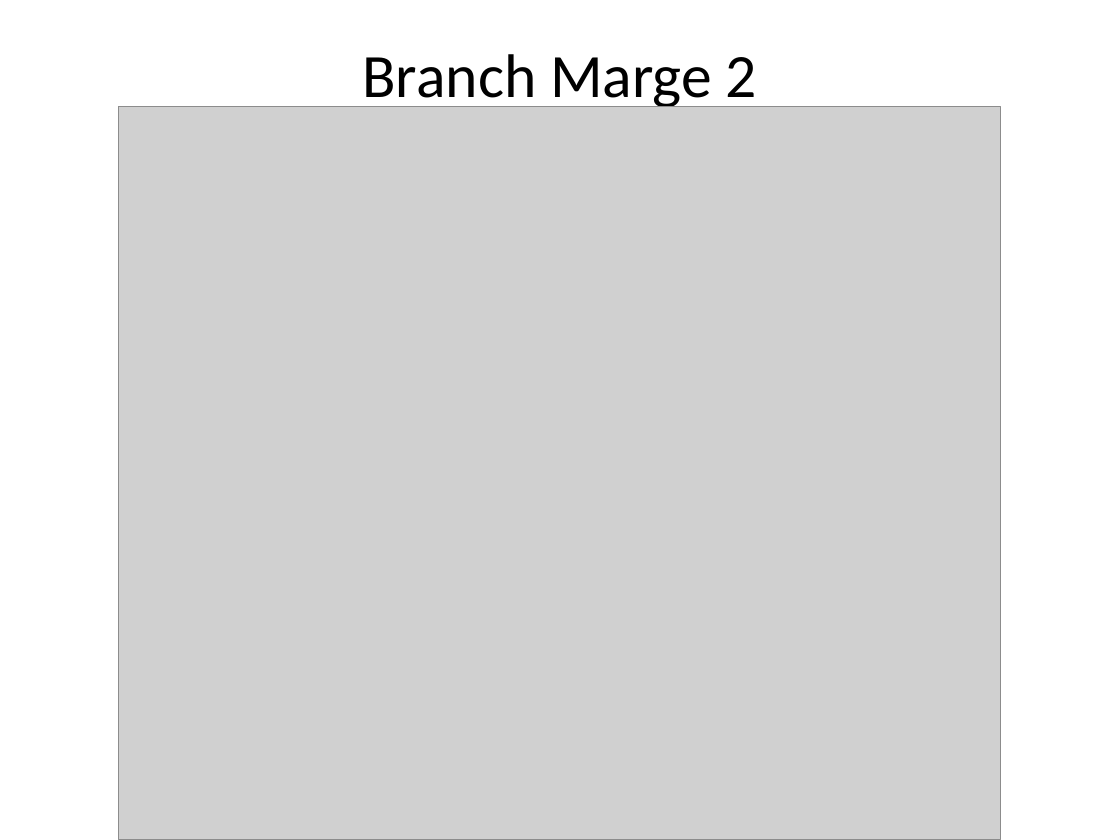
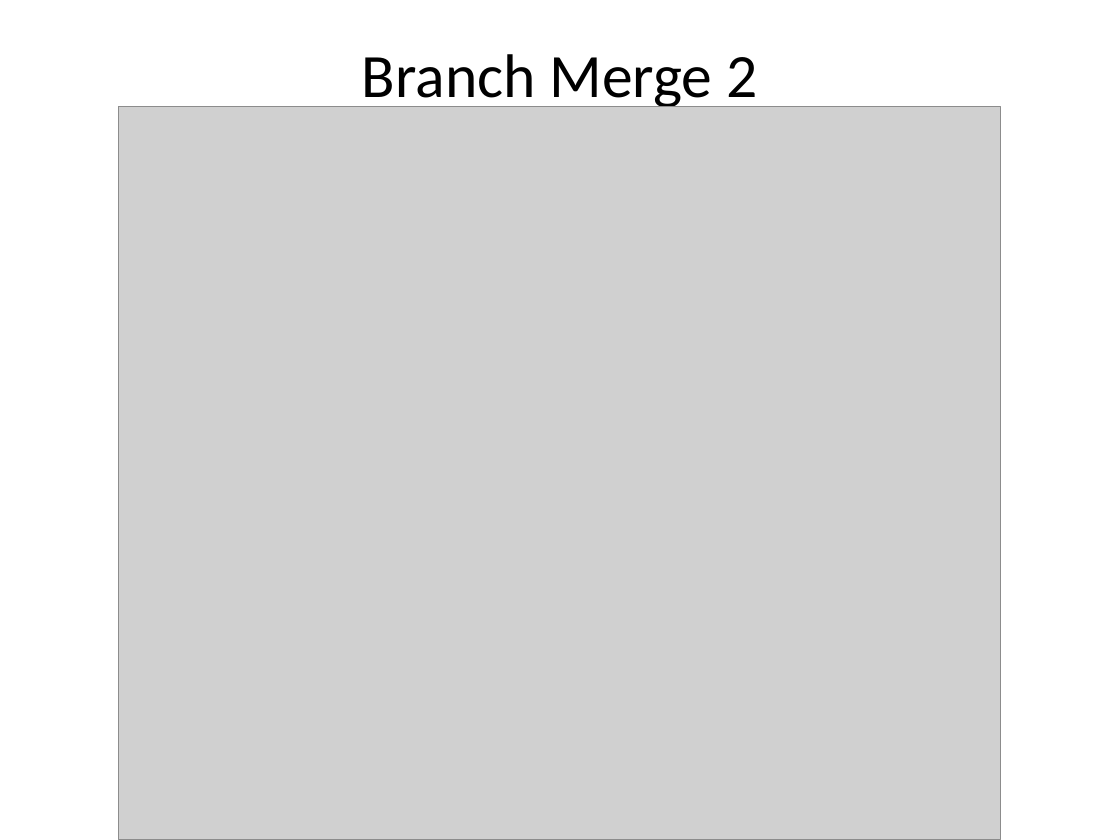
Before and after one commit to dongpingsheng/learngit, a slide deck: slide 18 of LearnGit.pptx. Drawn at 1120x840 pixels with LibreOffice and Linux fonts; fonts in the diff are those of the drawing; grey boxes stand for pictures. Boxes give left, top, right and bottom in pixels: in the first picture for what was removed or moved away, otherwise in the second. Text is boxed around its words. In the diff, an @@ line names an element or a change of style, - is before the commit and + after.

```diff
--- a/LearnGit.pptx
+++ b/LearnGit.pptx
@@ text at [362, 54, 757, 111]: text changed @@
-Branch Marge 2
+Branch Merge 2
```
Also in this commit, not shown: 1 other slide changed.
